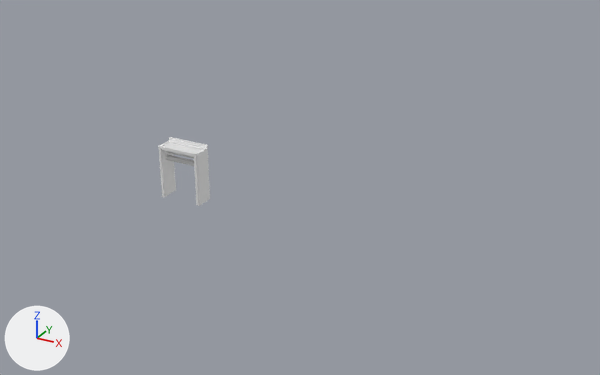
A saved change to the FBX model Assets/Models/Tables.fbx.
The view is the same before and after, from a camera (50 mm lens) standing at (47.5, -62.3, 31.5) and looking at (16.9, -6.6, 3.7). Lighting does not change. The marker at lower left points along +X, +Y and +Z. Where no turn or scale is listed for an object, it has been applied to the vertices.
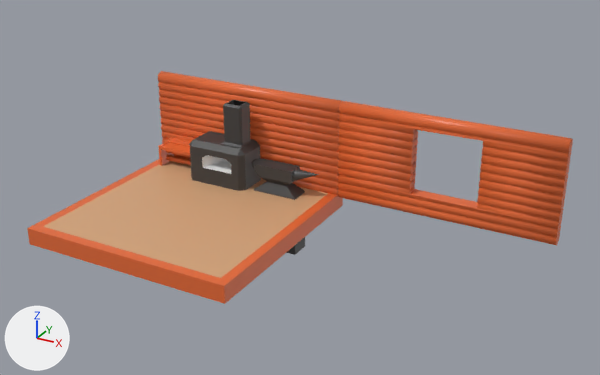
The newer file is also turned or shifted as a whole; pictures and numbers use the older file's frame.

Location of each change, (x1, y1, x2, y2) in pixels of the pictures (600 x 375 px):
'Cube.002', added: after (27, 159, 343, 304)
    faces in mat_material_005 (beige #d6a67b): (43, 161, 328, 278)
    faces in mat_material_001 (orange #e76b35): (27, 159, 343, 304)
'Cylinder.001', added (orange): after (337, 101, 573, 246)
'Cylinder', added (orange): after (158, 71, 342, 195)
'Cube.001', added: after (189, 100, 261, 191)
    faces in mat_material_002 (black #3f3f3f): (189, 100, 261, 191)
    faces in mat_material (white #e7e7e7): (202, 155, 232, 174)
'Cube', recoloured (white to orange): (158, 137, 210, 206) in both
'Cone', added: after (252, 159, 319, 255)

What changed in the scene script:
```text
Add mat_material_001:
    mat_material_001 = principled_material('Material.001')
    mat_material_001.base_color = (0.8, 0.146, 0.0353)  # orange #e76b35
    mat_material_001.roughness = 0.4
Add mat_material_002:
    mat_material_002 = principled_material('Material.002')
    mat_material_002.base_color = (0.0495, 0.0495, 0.0495)  # black #3f3f3f
Add mat_material_004:
    mat_material_004 = principled_material('Material.004')
    mat_material_004.base_color = (0.0, 0.0, 0.0)  # black #000000
Add mat_material_005:
    mat_material_005 = principled_material('Material.005')
    mat_material_005.base_color = (0.674, 0.382, 0.2)  # beige #d6a67c
Add mat_material_008:
    mat_material_008 = principled_material('Material.008')
    mat_material_008.base_color = (0.8, 0.146, 0.0353)  # orange #e76b35
    mat_material_008.roughness = 0.4
Change me_cube:
    where me_cube.from_pydata(...)  # 102 vertices, 86 faces; spans x -2.35..2.35, y -1.0..1.0, z -3.51..2.33
    remove me_cube.materials.append(mat_material)  # white #e7e7e7
    add me_cube.materials.append(mat_material_001)  # orange #e76b35
Add me_cube_002:
    me_cube_002.from_pydata(...)  # 72 vertices, 75 faces; spans x -3.21..3.61, y -1.0..2.7, z -5.86..7.86
    # faces by material slot: [62, 8, 5]
    me_cube_002.materials.append(mat_material_002)  # black #3f3f3f
    me_cube_002.materials.append(mat_material)  # white #e7e7e7
    me_cube_002.materials.append(mat_material_004)  # black #000000
Add me_cube_005:
    me_cube_005.from_pydata(...)  # 16 vertices, 14 faces; spans x -10.0..10.0, y -10.0..10.0, z -0.5..1.0
    # faces by material slot: [12, 2]
    me_cube_005.materials.append(mat_material_001)  # orange #e76b35
    me_cube_005.materials.append(mat_material_005)  # beige #d6a67c
Add me_cone:
    me_cone.from_pydata(...)  # 61 vertices, 59 faces; spans x -2.68..4.17, y -1.0..1.0, z -5.74..2.54
    me_cone.materials.append(mat_material_002)  # black #3f3f3f
Add me_cylinder_001:
    me_cylinder_001.from_pydata(...)  # 1127 vertices, 619 faces; spans x -10.0..10.0, y -0.6..0.6, z -0.2..9.1
    me_cylinder_001.materials.append(mat_material_008)  # orange #e76b35
Add me_cylinder:
    me_cylinder.from_pydata(...)  # 516 vertices, 228 faces; spans x -10.0..10.0, y -0.6..0.6, z -0.2..9.1
    me_cylinder.materials.append(mat_material_001)  # orange #e76b35
Add ob_cube_001:
    ob_cube_001 = bpy.data.objects.new('Cube.001', me_cube_002)
    ob_cube_001.location = (5.27, -1.56, 0.0)
Add ob_cube_002:
    ob_cube_002 = bpy.data.objects.new('Cube.002', me_cube_005)
    ob_cube_002.location = (6.65, -7.84, -1.02)
Add ob_cone:
    ob_cone = bpy.data.objects.new('Cone', me_cone)
    ob_cone.location = (11.48, -0.78, 0.0)
Add ob_cylinder_001:
    ob_cylinder_001 = bpy.data.objects.new('Cylinder.001', me_cylinder_001)
    ob_cylinder_001.location = (26.66, 1.56, -0.25)
Add ob_cylinder:
    ob_cylinder = bpy.data.objects.new('Cylinder', me_cylinder)
    ob_cylinder.location = (6.66, 1.56, -0.25)
```
